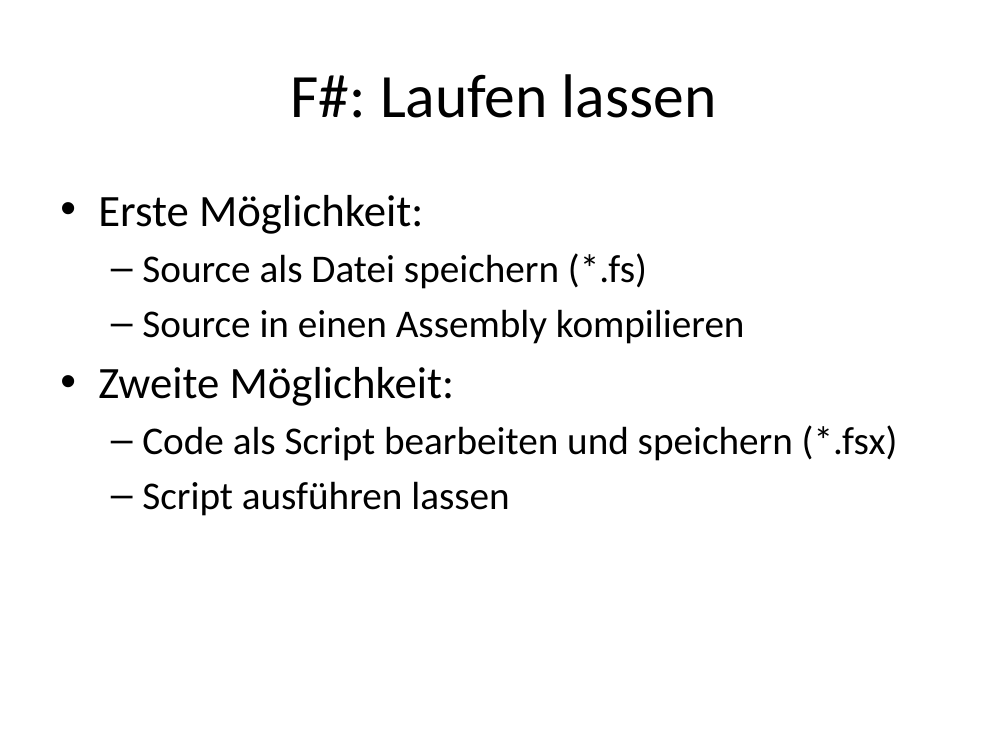
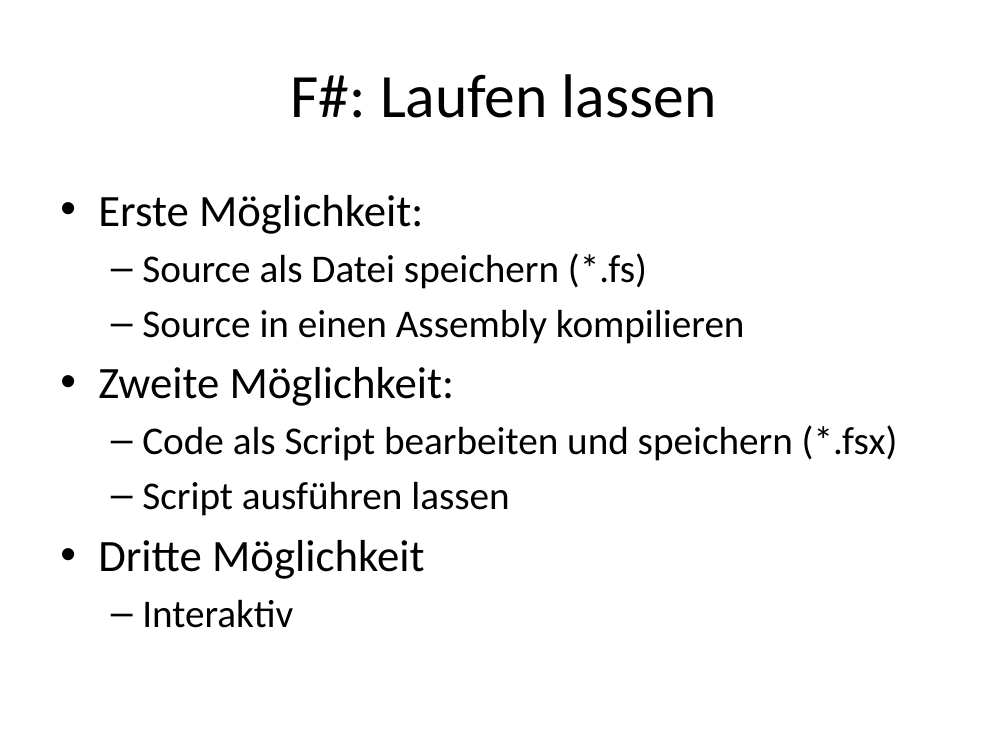
Before and after one commit to nasserbrake/Spartakiade2017, a slide deck: slide 20 of FSharp.pptx. Drawn at 1008x756 pixels with LibreOffice and Linux fonts; fonts in the diff are those of the drawing. Boxes give left, top, right and bottom in pixels: in the first picture for what was removed or moved away, otherwise in the second. Text is boxed around its words. In the diff, an @@ line names an element or a change of style, - is before the commit and + after.

```diff
--- a/FSharp.pptx
+++ b/FSharp.pptx
@@ text at (98,540,424,628): paragraphs added @@
+• Dritte Möglichkeit
+  – Interaktiv
```
Also in this commit, not shown: 2 other slides changed, 9 other files.
